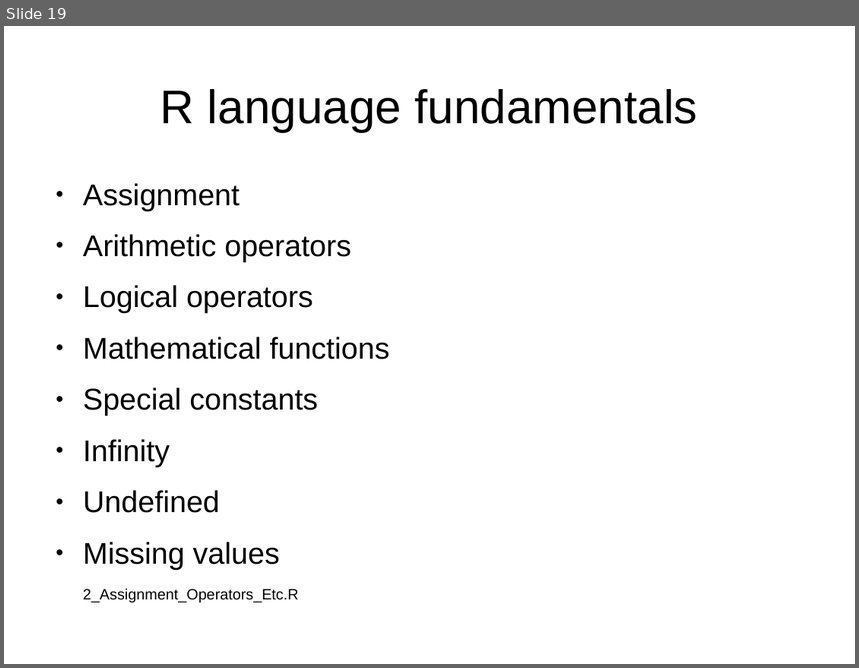
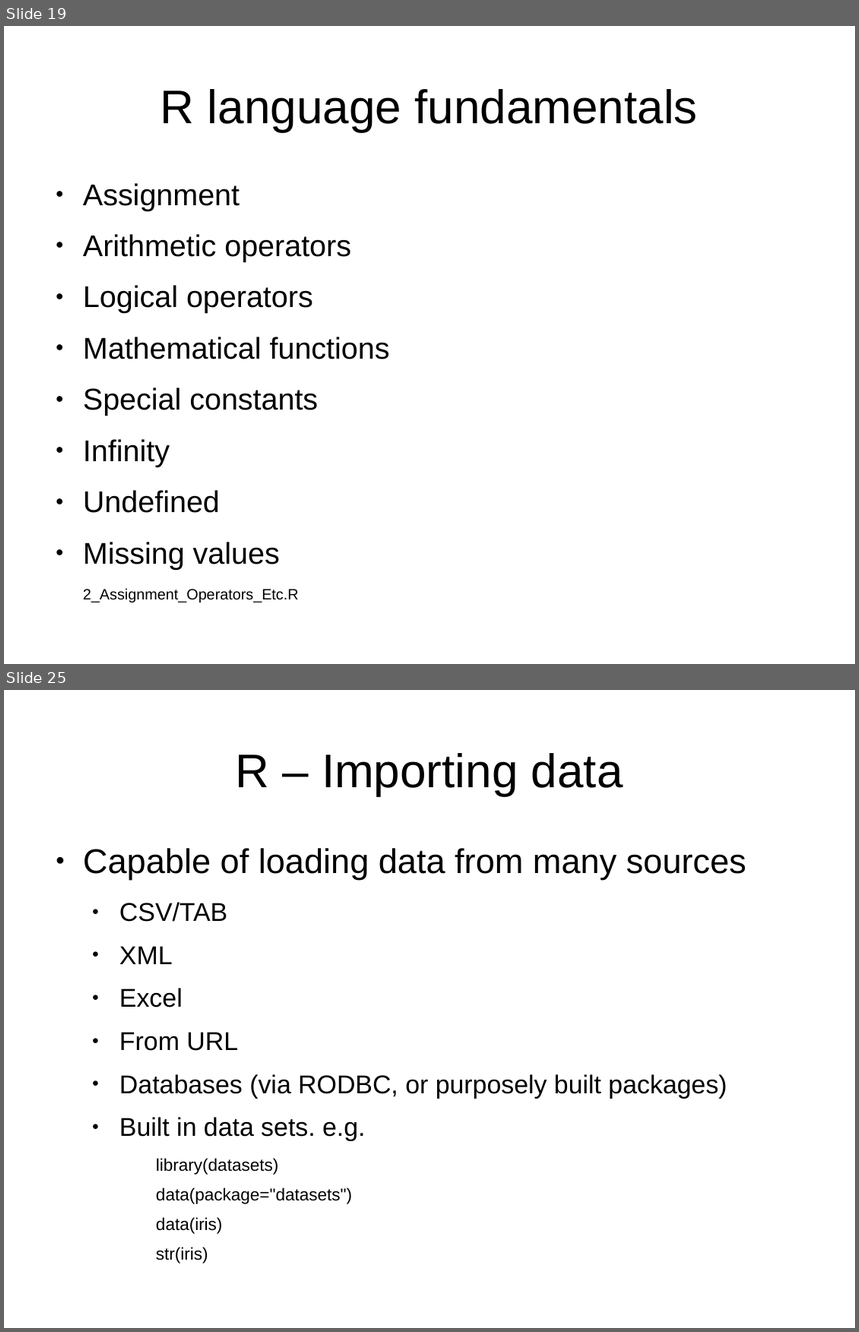
Before and after one commit to Johnny-Blue/R, a slide deck: R.odp. Shown one above the other, each under a label of ours: slide 19 before the commit, slides 19 and 25 after it; the slides between them are not shown. The pictures are 859x668 and 859x1332 pixels, drawn with LibreOffice and Linux fonts; fonts in the diff are those of the drawing. Boxes give left, top, right and bottom in pixels: in the first picture for what was removed or moved away, otherwise in the second. Text is boxed around its words. In the diff, an @@ line names an element or a change of style, - is before the commit and + after.

```diff
--- a/R.odp
+++ b/R.odp
@@ slide 25 added at box(4, 690, 855, 1328), background #FFFFFF @@
@@ title added at box(235, 753, 623, 796), 44 pt, text #000000 @@
+R – Importing data
@@ text added at box(83, 848, 747, 1264), 24 pt, text #000000 @@
+● Capable of loading data from many sources
+  ● CSV/TAB
+  ● XML
+  ● Excel
+  ● From URL
+  ● Databases (via RODBC, or purposely built packages)
+  ● Built in data sets. e.g.
+    library(datasets)
+    data(package="datasets")
+    data(iris)
+    str(iris)
```
Also in this commit, not shown: 4 slides changed, 4 other slides added, 8 other files.
